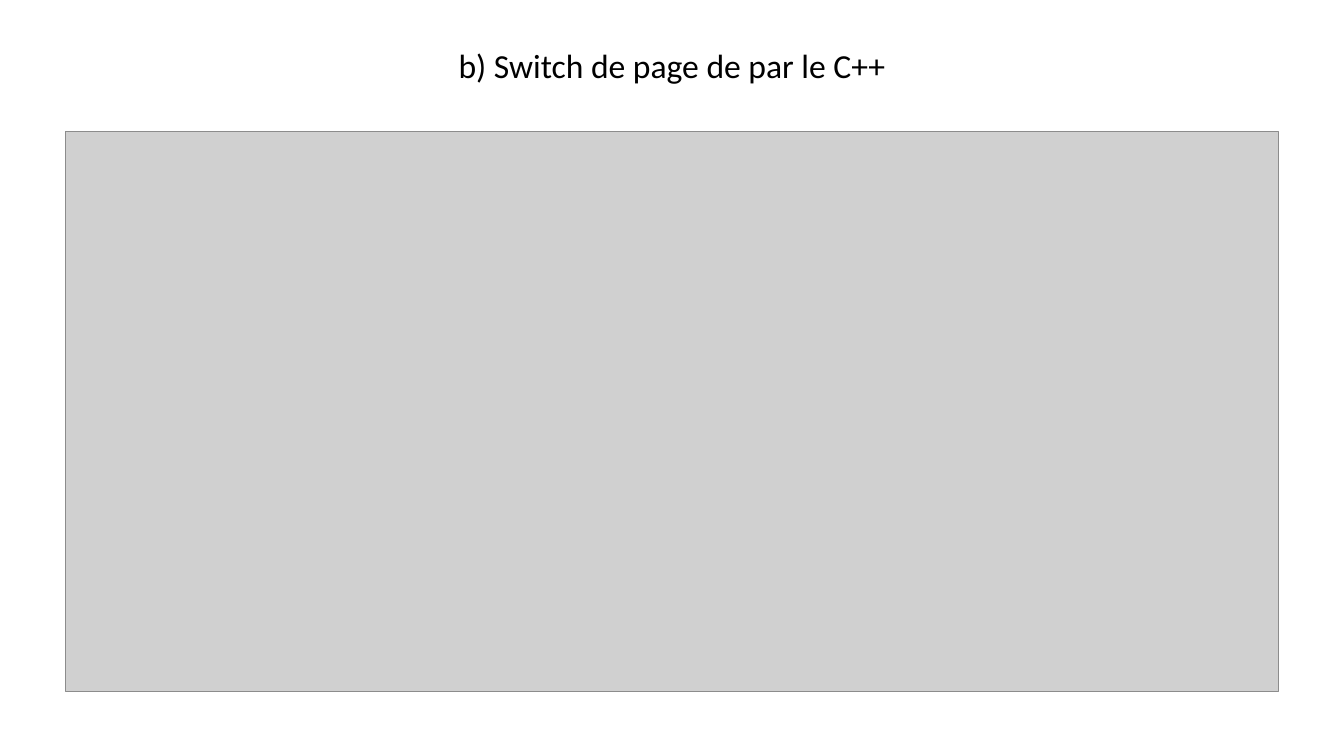
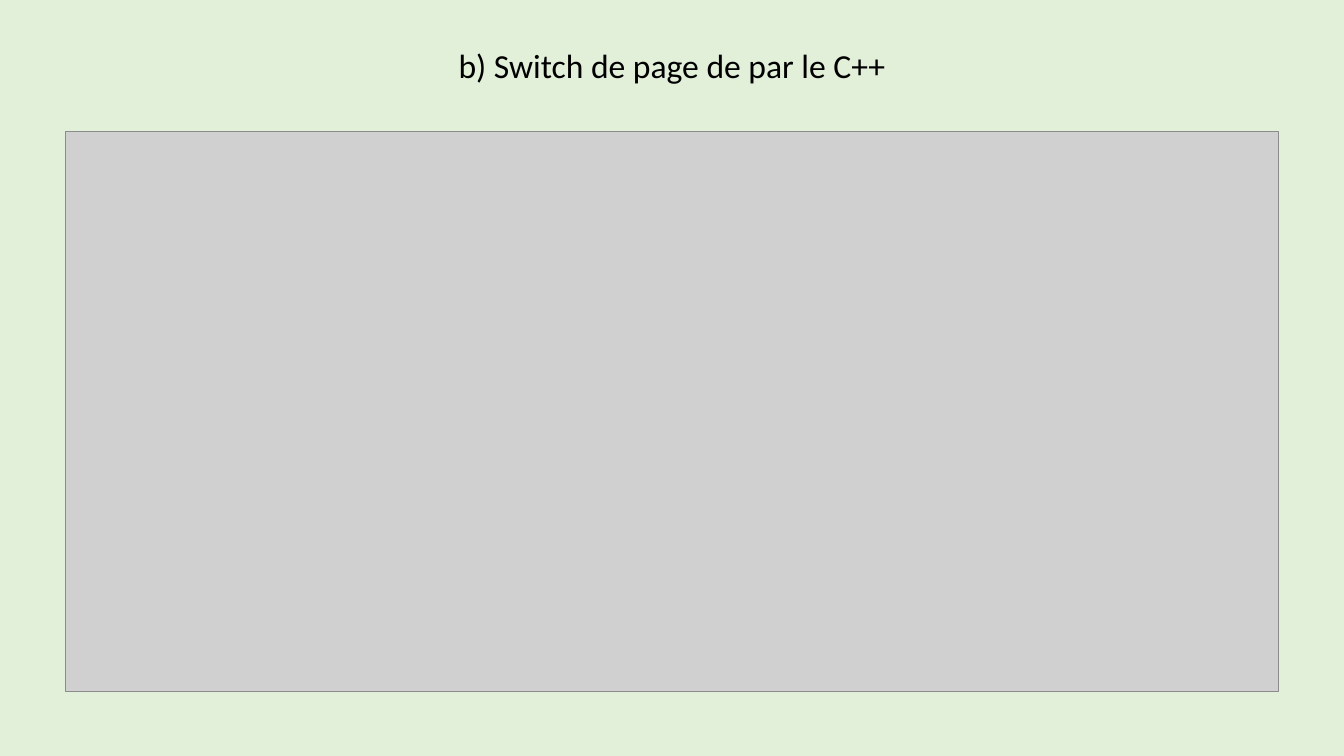
Before and after one commit to Maja2308/Projet_Cross, a slide deck: slide 36 of Diagrammes Communs/Presentation_Revue0.pptx. Drawn at 1344x756 pixels with LibreOffice and Linux fonts; fonts in the diff are those of the drawing; grey boxes stand for pictures. Boxes give left, top, right and bottom in pixels: in the first picture for what was removed or moved away, otherwise in the second. Text is boxed around its words. In the diff, an @@ line names an element or a change of style, - is before the commit and + after.

```diff
--- a/Diagrammes Communs/Presentation_Revue0.pptx
+++ b/Diagrammes Communs/Presentation_Revue0.pptx
@@ background #FFFFFF to #E2F0D9 @@
```
Also in this commit, not shown: 4 other slides changed, 5 slides added, 1 other file.
